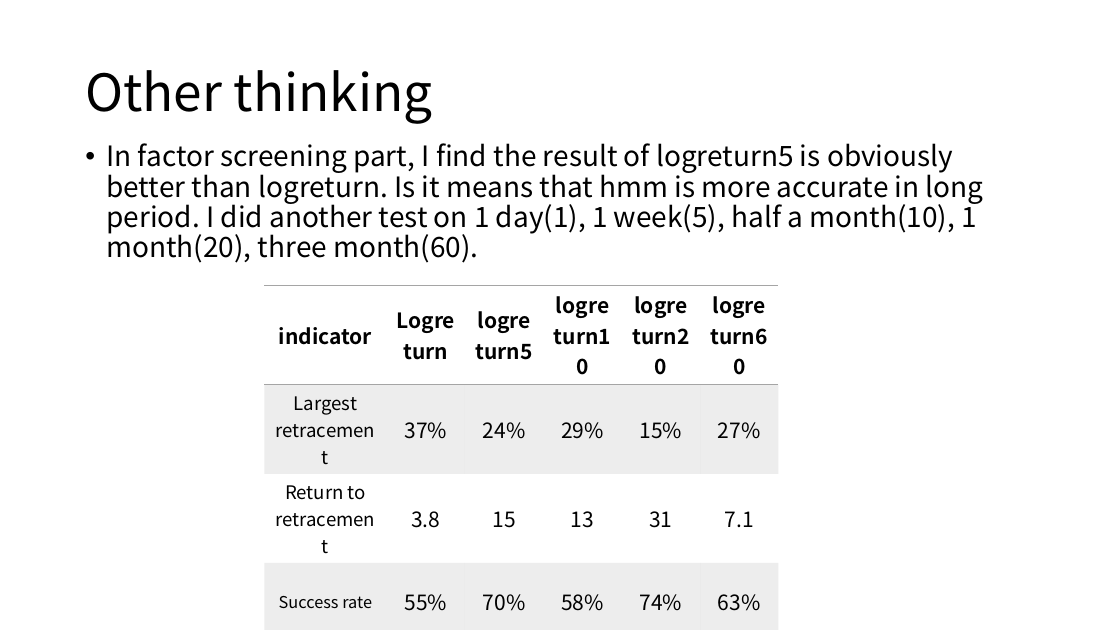
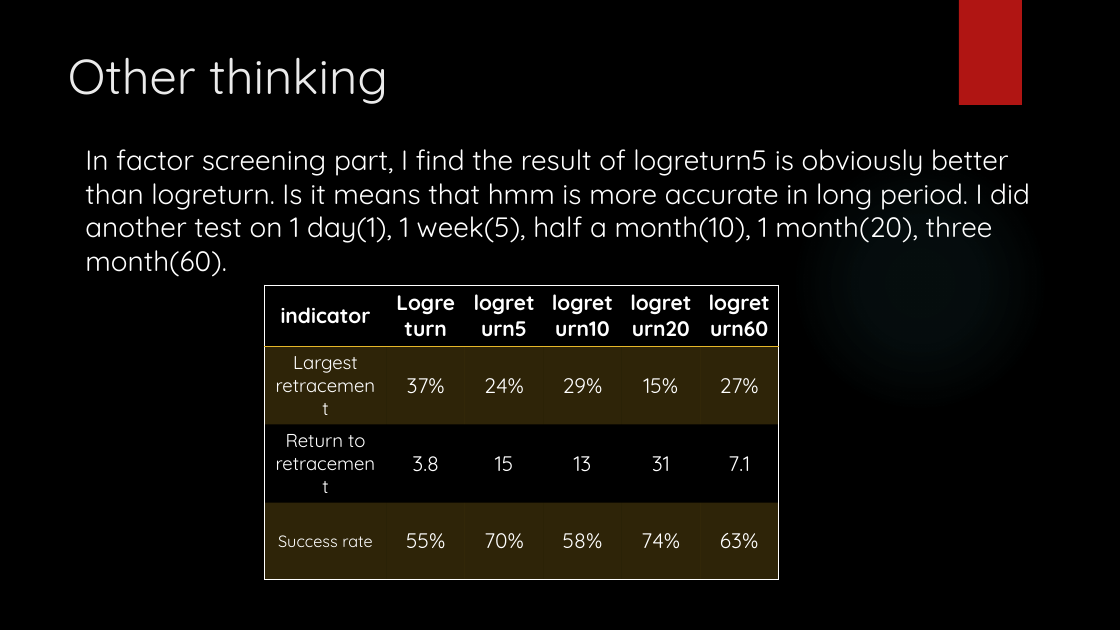
Before and after one commit to chenzhiyunacg/2016.M3.TQF-ML.hmmPrediction, a slide deck: slide 5 of Final presentation.pptx (slide 4 before the commit). Drawn at 1120x630 pixels with LibreOffice and Linux fonts; fonts in the diff are those of the drawing; background and template pictures are left out. Boxes give left, top, right and bottom in pixels: in the first picture for what was removed or moved away, otherwise in the second. Text is boxed around its words. In the diff, an @@ line names an element or a change of style, - is before the commit and + after.

```diff
--- a/Final presentation.pptx
+++ b/Final presentation.pptx
@@ background #FFFFFF to picture (left out) @@
@@ rectangle added at <box>959,0,1022,105</box>, fill #B01513 @@
@@ title "Other thinking": place and size @@
-title "Other thinking" at <box>85,70,433,124</box>
+title "Other thinking" at <box>68,58,388,104</box>
@@ title "Other thinking" at <box>68,58,388,104</box>: size 44 to 42 pt, font Noto Sans CJK SC to Quicksand, text colour #000000 to #EBEBEB; line spacing 0.9 to 1; vertical alignment middle to top @@
@@ text "In factor screening part, I ..." at <box>85,149,1030,277</box>: font Noto Sans CJK SC to Quicksand, text colour #000000 to #FFFFFF; bullet • to none; line spacing 0.9 to 1 @@
@@ ellipse added at <box>791,154,1049,413</box>, fill gradient #50B9C1 @@
@@ table at <box>265,285,777,576</box> @@
@@ fill #A5A5A5 at 20% opacity to #E6B729 at 20% opacity in 12 cells @@
@@ font Noto Sans CJK SC to Quicksand, text colour #000000 to #FFFFFF @@
@@ borders changed @@
```
Also in this commit, not shown: 4 other slides changed, 3 slides added, 3 other files.
